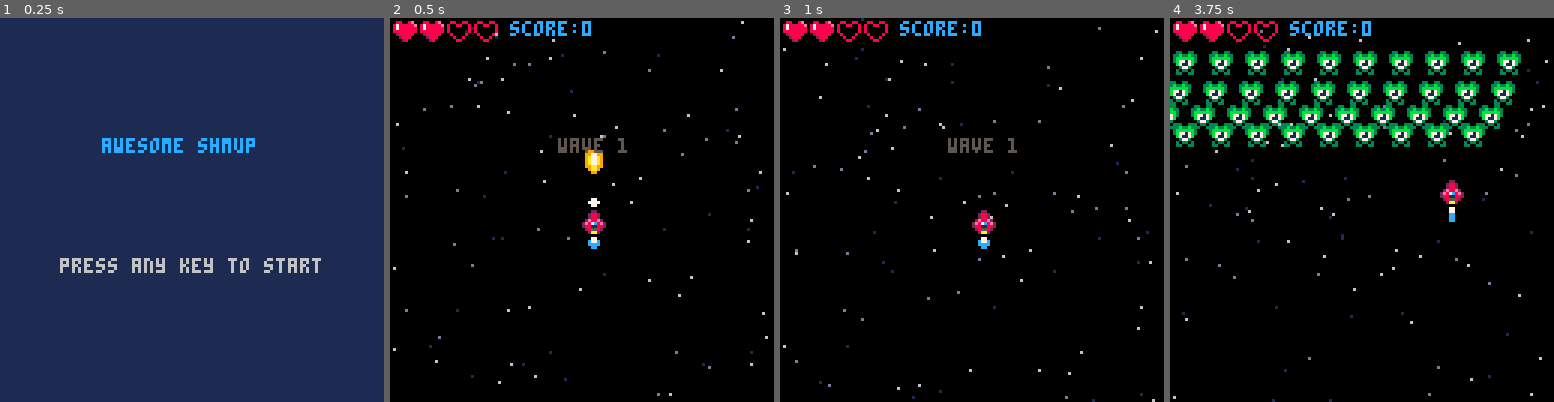
Above: before the commit, frames 1-4 (left to right).
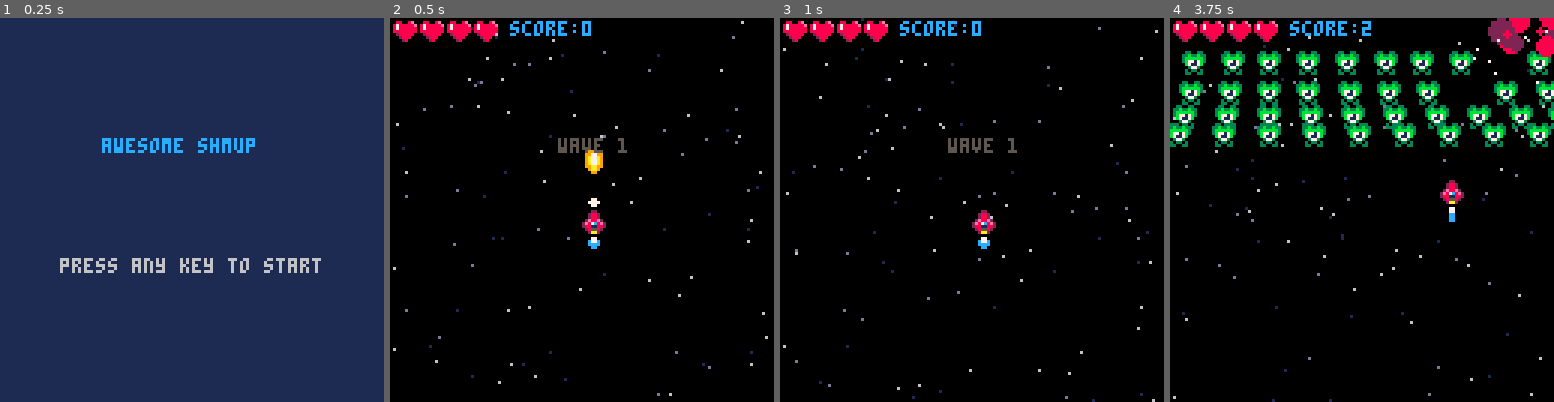
Above: after the commit, the same moments.

Repository: alexlazarovski/pico-8-shmup-tutorial
Game: PICO-8 cartridge shmup.p8
Same seed, same stepped clock (60 frames per second), same inputs: the game is played once before the commit and once after it.
Inputs:
- Up to frame 1 (0.25 s): no input
- Up to frame 2 (0.5 s): tap X (X key) at 0.33 s
- Up to frame 3 (1 s): tap O (Z key) at 0.7 s
- Up to frame 4 (3.75 s): tap X (X key) at 1.07, 1.85, 2.97 s; hold Right 1.6-2.1 s; tap O (Z key) every 0.4 s from 1.7 to 3.7 s; hold Up 2.15-2.42 s; hold Right 2.47-3.03 s; hold Left 3.08-3.58 s; hold Down from 3.63 s (still down)

Frame 1 is identical in both runs. In frame 2, 0.3% of the frame differs, in the area x 15-29%, y 0-7%; in frame 3, 0.3%; in frame 4, 16%, in the area x 0-100%, y 0-34%.

Commit message:
lesson 22 enemy behaviour

Diff:
--- a/shmup.p8
+++ b/shmup.p8
@@ -78,7 +78,9 @@
 
  score = 0
 
- lives = 2
+ lives = 4
+
+ attackfreq = 60
 
  stars = {}
  for i = 1, 100 do
@@ -163,7 +165,15 @@
 end
 
 function drwmyspr(myspr)
- spr(myspr.spr, myspr.x, myspr.y, myspr.sprw, myspr.sprh)
+ local sprx = myspr.x
+ local spry = myspr.y
+
+ if myspr.shake > 0 then
+  myspr.shake -= 1
+  sprx += abs(sin(t / 2.5))
+ end
+
+ spr(myspr.spr, sprx, spry, myspr.sprw, myspr.sprh)
 end
 
 function col(a, b)
@@ -350,13 +360,20 @@
  local myspr = {}
  myspr.x = 0
  myspr.y = 0
+ myspr.sx = 0
+ myspr.sy = 0
+
  myspr.flash = 0
+ myspr.shake = 0
+
  myspr.aniframe = 1
  myspr.spr = 0
  myspr.sprw = 1
  myspr.sprh = 1
  myspr.colw = 8
  myspr.colh = 8
+
+ myspr.anispd = 0.4
 
  return myspr
 end
@@ -419,15 +436,17 @@
   doenemy(myen)
 
   --enemy animation
-  myen.aniframe += 0.4
+  myen.aniframe += myen.anispd
   if flr(myen.aniframe) > #myen.ani then
    myen.aniframe = 1
   end
   myen.spr = myen.ani[flr(myen.aniframe)]
 
   --enemy leaving screen
-  if myen.y > 128 then
-   del(enemies, myen)
+  if myen.mission != "flyin" then
+   if myen.y > 128 or myen.x < -8 or myen.x > 128 then
+    del(enemies, myen)
+   end
   end
  end
 
@@ -698,8 +717,11 @@
 
 function spawnwave()
  sfx(28)
+ attackfreq = 60
+
  if wave == 1 then
   --spawnen(1)
+  attackfreq = 30
   placens({
    { 1, 1, 1, 1, 1, 1, 1, 1, 1, 1 },
    { 1, 1, 1, 1, 1, 1, 1, 1, 1, 1 },
@@ -707,6 +729,7 @@
    { 1, 1, 1, 1, 1, 1, 1, 1, 1, 1 }
   })
  elseif wave == 2 then
+  attackfreq = 60
   placens({
    { 1, 1, 2, 2, 1, 1, 2, 2, 1, 1 },
    { 1, 1, 2, 2, 1, 1, 2, 2, 1, 1 },
@@ -714,6 +737,7 @@
    { 1, 1, 2, 2, 2, 2, 2, 2, 1, 1 }
   })
  elseif wave == 3 then
+  attackfreq = 60
   placens({
    { 3, 3, 0, 2, 2, 2, 2, 0, 3, 3 },
    { 3, 3, 0, 2, 2, 2, 2, 0, 3, 3 },
@@ -721,6 +745,7 @@
    { 3, 3, 0, 1, 0, 0, 1, 0, 3, 3 }
   })
  elseif wave == 4 then
+  attackfreq = 60
   placens({
    { 0, 0, 0, 0, 0, 0, 0, 0, 0, 0 },
    { 0, 0, 0, 0, 4, 0, 0, 0, 0, 0 },
@@ -766,11 +791,13 @@
 
 function spawnen(entype, enx, eny, enwait)
  local myen = makespr()
- myen.x = enx - 66
+ myen.x = enx * 2 - 32
  myen.y = eny - 66
 
  myen.posx = enx
  myen.posy = eny
+
+ myen.type = entype
 
  myen.wait = enwait
 
@@ -827,8 +854,54 @@
   end
  elseif myen.mission == "protec" then
  elseif myen.mission == "attack" then
-  myen.y += 1.7
- end
+  if myen.type == 1 then
+   --green
+   myen.sy = 1.7
+   myen.sx = sin(t / 45)
+   if myen.x < 32 then
+    myen.sx += 1 - myen.x / 32
+   end
+   if myen.x >= 88 then
+    myen.sx -= 1 - (myen.x - 88) / 32
+   end
+   move(myen)
+  elseif myen.type == 2 then
+   --red
+   myen.sy = 2.5
+   myen.sx = sin(t / 20)
+
+   if myen.x < 32 then
+    myen.sx += 1 - myen.x / 32
+   end
+   if myen.x > 88 then
+    myen.sx -= 1 - (myen.x - 88) / 32
+   end
+   move(myen)
+  elseif myen.type == 3 then
+   --spinny
+   if myen.sx == 0 then
+    --flying down
+    myen.sy = 1
+    if ship.y <= myen.y then
+     myen.sy = 0
+     if ship.x < myen.x then
+      myen.sx = -2
+     else
+      myen.sx = 2
+     end
+    end
+   end
+   move(myen)
+  elseif myen.type == 4 then
+   myen.sy = 0.5
+   move(myen)
+  end
+ end
+end
+
+function move(obj)
+ obj.x += obj.sx
+ obj.y += obj.sy
 end
 
 function picking()
@@ -836,172 +909,310 @@
   return
  end
 
- if t % 60 == 0 then
-  local myen = rnd(enemies)
+ if t % attackfreq == 0 then
+  local maxnum = min(10, #enemies)
+  local myindex = flr(rnd(maxnum))
+
+  myindex = #enemies - myindex
+
+  local myen = enemies[myindex]
   if myen.mission == "protec" then
    myen.mission = "attack"
-  end
- end
-end
-…(162 lines of a section not shown)…
+   myen.anispd *= 3
+   myen.wait = 60
+   myen.shake = 60
+  end
+ end
+end
+…(292 lines of a section not shown)…
Not shown, changed: 130 lines of the sprite sheet (__gfx__) section of shmup.p8
Not shown, changed: the thumbnail (__label__) section of shmup.p8
